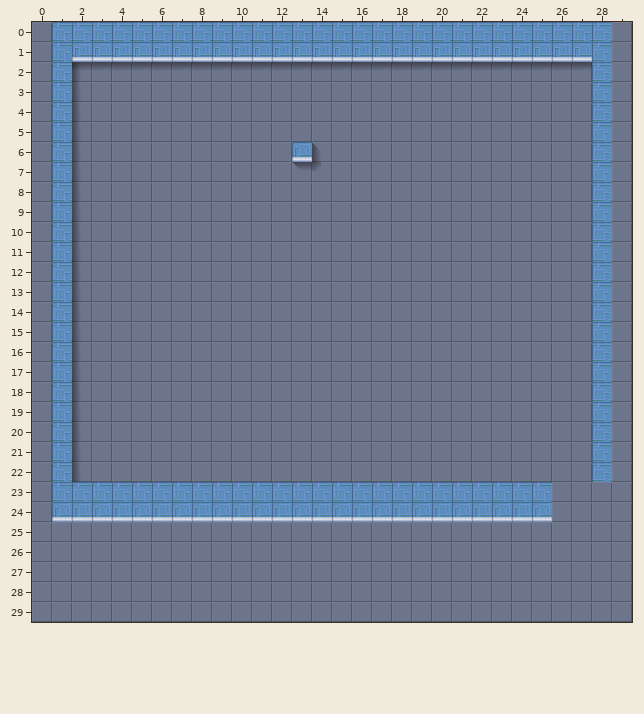
Tiled map: assets/tilemaps/level.tmx. The first picture shows the starting point.
Cells are 32x32 px. Shown: x 0..29, y 0..29.
Once edited:
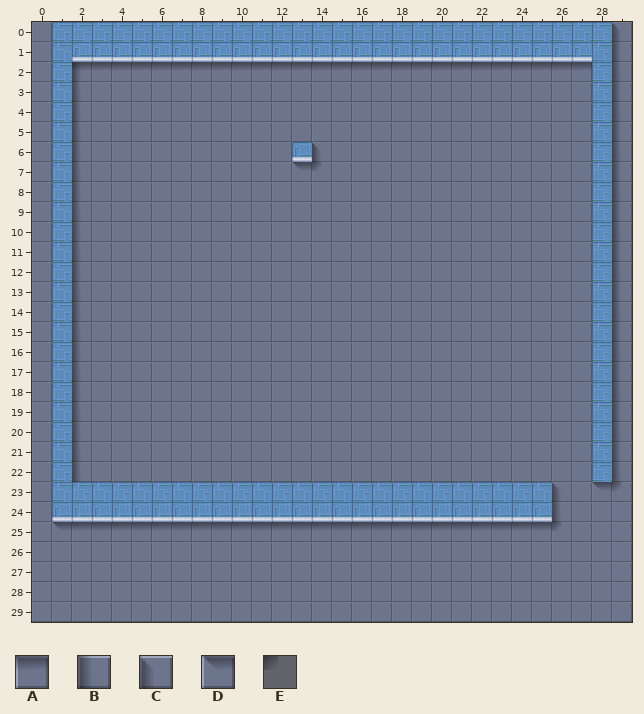
Key: from "tileset": A 5, B 6, C 13, D 19, E 20.
_ is an empty cell.
See-through tiles are keyed as they look on the map.
Change:
Layer "Shadows":
The author put tile A in row 25 at x 2 to 25.
The author put tile B in rows 1 to 22 at x 29; in row 24 at x 26.
The author put tile C in row 0 at x 29; in row 23 at x 26.
The author put tile D in row 23 at x 28; in row 25 at x 1.
The author put tile E in row 23 at x 29; in row 25 at x 26.
